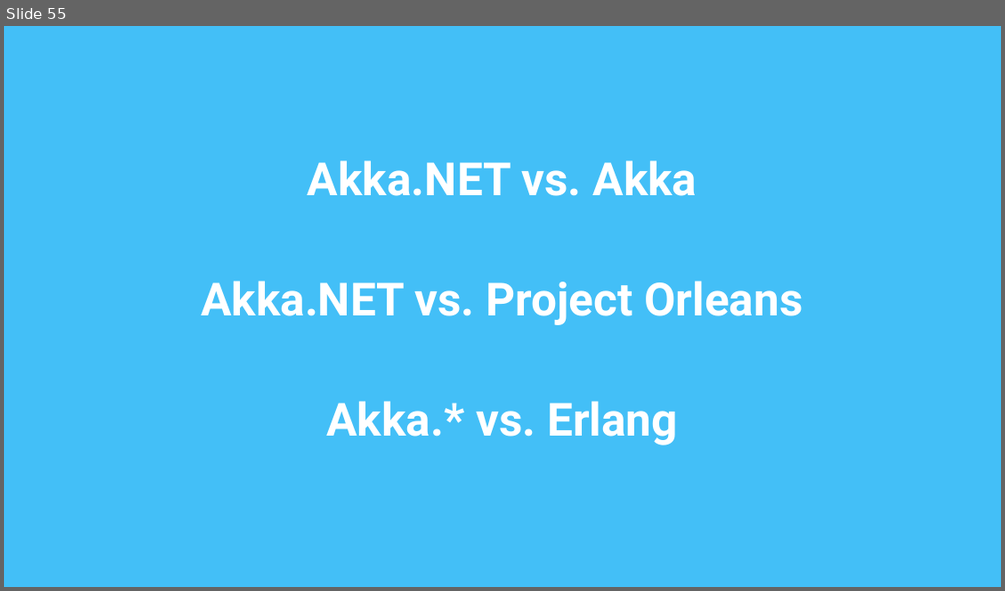
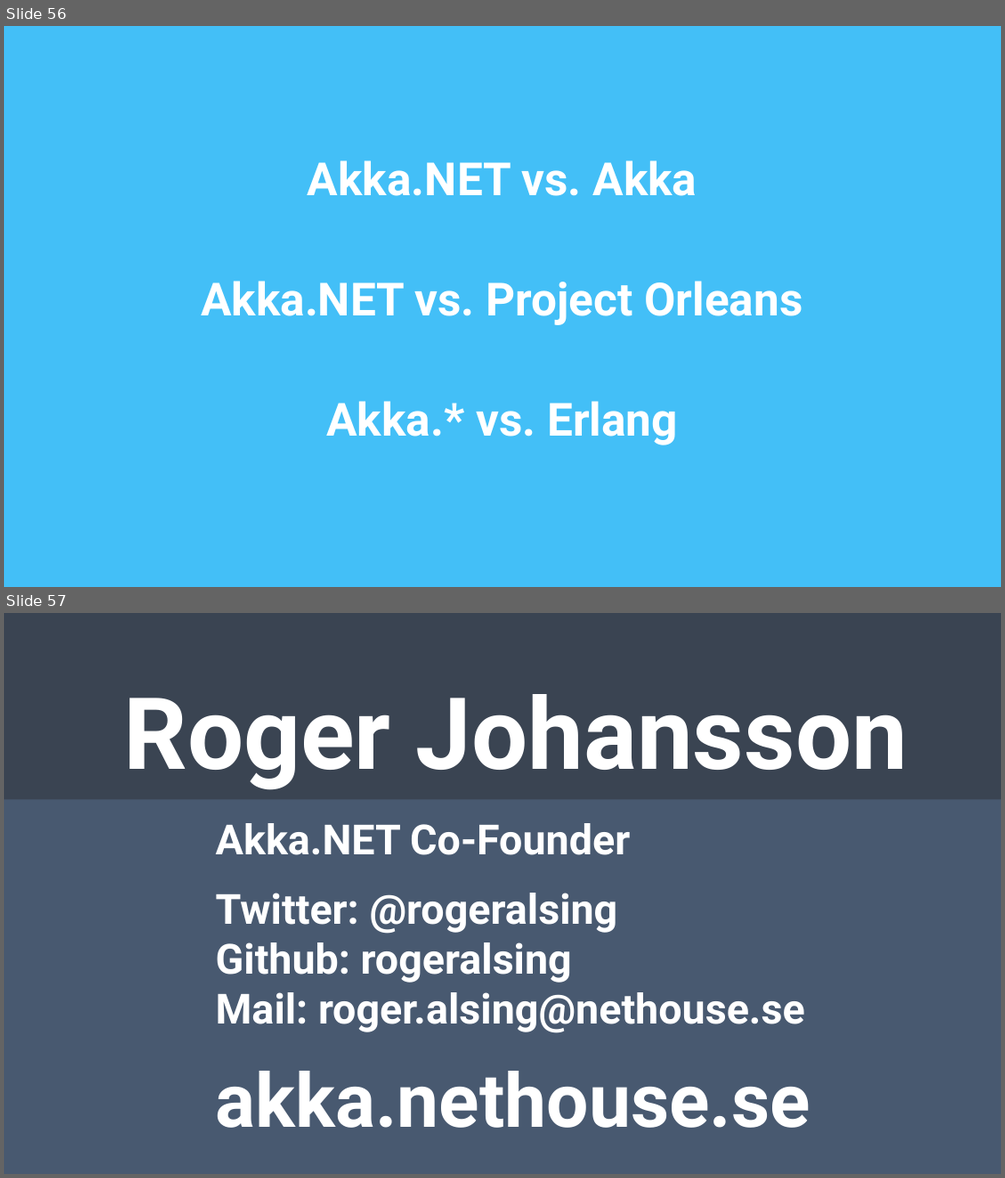
Before and after one commit to rogeralsing/Presentations, a slide deck: CNUG/akka.pptx. Shown one above the other, each under a label of ours: slide 55 before the commit, slides 56 and 57 after it. The pictures are 1005x591 and 1005x1178 pixels, drawn with LibreOffice and Linux fonts; fonts in the diff are those of the drawing. Boxes give left, top, right and bottom in pixels: in the first picture for what was removed or moved away, otherwise in the second. Text is boxed around its words. In the diff, an @@ line names an element or a change of style, - is before the commit and + after.

```diff
--- a/CNUG/akka.pptx
+++ b/CNUG/akka.pptx
@@ slide 57 added at bbox=[4, 613, 1001, 1174], background #485970 @@
@@ rounded rectangle added at bbox=[4, 613, 1001, 799], fill #262626 at 40% opacity @@
@@ text added at bbox=[124, 694, 907, 790], 96 pt, text #FFFFFF, bold @@
+Roger Johansson
@@ text added at bbox=[216, 823, 810, 1127], 40 pt, text #FFFFFF, bold @@
+Akka.NET Co-Founder
+Twitter: @rogeralsing
+Github: rogeralsing
+Mail: roger.alsing@nethouse.se
+akka.nethouse.se
@@ what was slide 55 is now slide 56 @@
```
Also in this commit, not shown: 6 slides changed, 2 other slides added.
